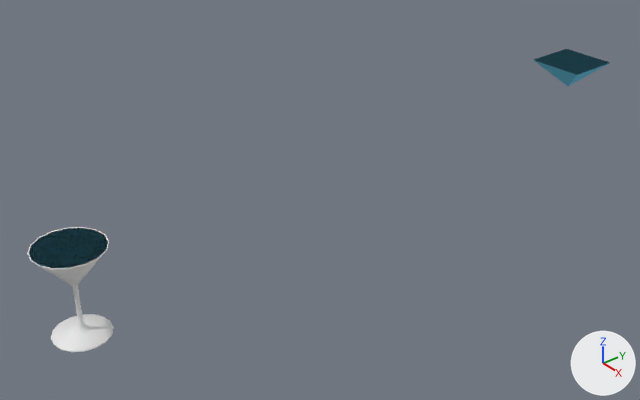
Two versions of the Blender file Content/Meshes/MartiniGlass.blend, one commit apart.
Rendered twice from a 50 mm lens placed at (0.931, -1.346, 0.718), pointed at (-0.033, -0.572, 0.039). The axes (+X, +Y, +Z) are drawn at lower right. The lights are the same throughout.

Objects in the first picture: 'Container.001', 'Exit.001', 'Liquid', 'Liquid.001'.
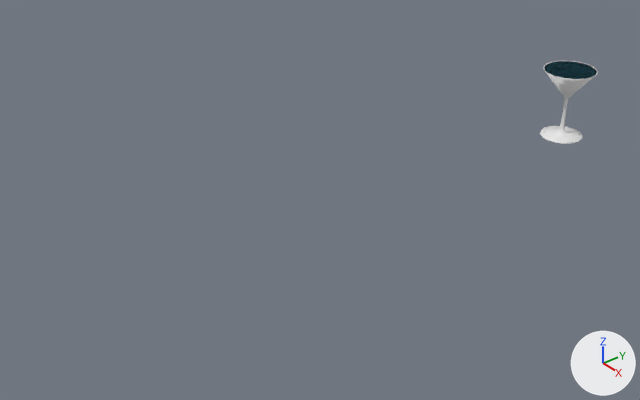
Pixel boxes (x1, y1, x2, y2) of what changed, in the pictures (640 x 400 px):
'Container.001', deleted: before (27, 227, 114, 352)
'Liquid.001', deleted (cyan): before (29, 228, 108, 268)
'Liquid', reshaped, moved, rescaled: before (534, 49, 610, 86); after (544, 61, 597, 79)
'Container', shown: after (540, 61, 598, 144)
'Exit.001', deleted: before (30, 228, 108, 268)
'Exit', reshaped, moved, rescaled (not visible before): after (544, 61, 597, 79)

Diff of the bpy script that builds the scene:
```diff
--- a/Content/Meshes/MartiniGlass.blend.py
+++ b/Content/Meshes/MartiniGlass.blend.py
@@ ob_exit @@
-ob_exit = bpy.data.objects.new('Exit', me_plane_005)
-ob_exit.location = (0.0, 0.0, 0.1)
-ob_exit.scale = (0.04, 0.04, 0.04)
+ob_exit = bpy.data.objects.new('Exit', me_circle_003)
+ob_exit.location = (0.0, 0.0, 0.0)
@@ ob_liquid @@
-ob_liquid = bpy.data.objects.new('Liquid', me_plane_004)
-ob_liquid.location = (0.0, 0.0, 0.1)
-ob_liquid.scale = (0.04, 0.04, 0.04)
+ob_liquid = bpy.data.objects.new('Liquid', me_circle_004)
+ob_liquid.location = (0.0, 0.0, 0.0)
@@ ob_container @@
-ob_container = bpy.data.objects.new('Container', me_plane_003)
-ob_container.location = (0.0, 0.0, 0.1)
-ob_container.scale = (0.04, 0.04, 0.04)
-ob_container.hide_viewport = True
+ob_container = bpy.data.objects.new('Container', me_circle_005)
+ob_container.location = (0.0, 0.0, 0.0)
@@ ob_container_001 @@
-ob_container_001 = bpy.data.objects.new('Container.001', me_circle_005)
-ob_container_001.location = (0.0, -1.0, 0.0)
@@ ob_liquid_001 @@
-ob_liquid_001 = bpy.data.objects.new('Liquid.001', me_circle_004)
-ob_liquid_001.location = (0.0, -1.0, 0.0)
@@ ob_exit_001 @@
-ob_exit_001 = bpy.data.objects.new('Exit.001', me_circle_003)
-ob_exit_001.location = (0.0, -1.0, 0.0)
```
